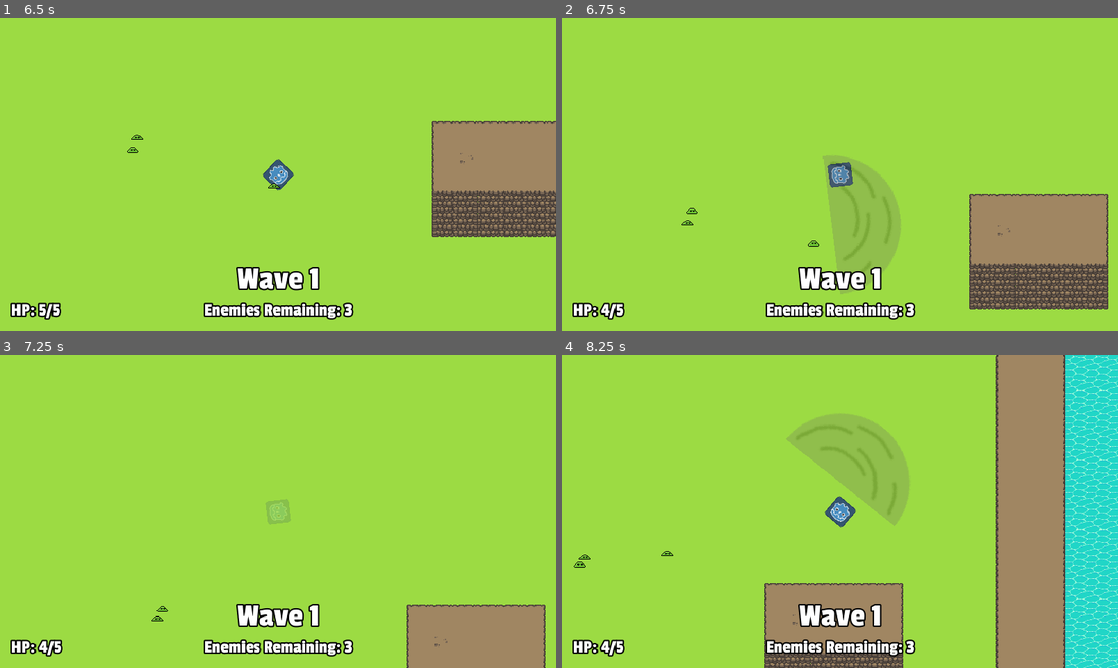
Above: before the commit, frames 1-4 (two rows, left to right).
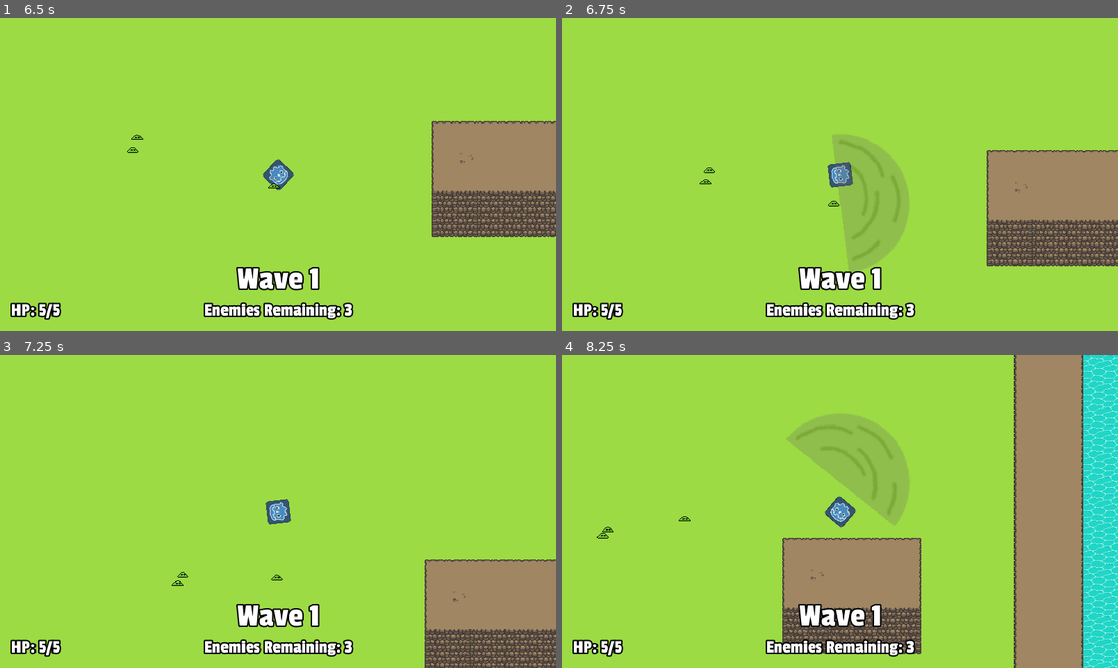
Above: after the commit, the same moments.

Repository: stuson/go-godot-4-game-jam
Game: Godot game, scene res://stages/Level.tscn
The game is run twice, just before and just after one commit, with the same random seed, the same clock (stepped at 60 frames per second) and the same inputs.
Inputs (mouse positions are in pixels of both pictures, inside the frame that each line leads up to):
- Up to frame 1 (6.5 s): tap Enter at 0.5 s; move the mouse to (400, 158) at 0.52 s; press the mouse at (400, 158) at 0.53 s; hold D (move_right) 0.53-1.28 s; move the mouse to (166, 190) at 1.27 s; release the mouse at (166, 190) at 1.28 s; hold S (move_down) 1.28-2.03 s; tap Space (roll) every 1.5 s from 1.35 to 5.85 s; move the mouse to (333, 105) at 2.02 s; press the mouse at (333, 105) at 2.03 s; hold D (move_right) 2.03-2.78 s; move the mouse to (250, 237) at 2.77 s; release the mouse at (250, 237) at 2.78 s; hold W (move_up) 2.78-3.53 s; move the mouse to (444, 221) at 3.52 s; press the mouse at (444, 221) at 3.53 s; hold A (move_left) 3.53-5.03 s; move the mouse to (111, 127) at 4.27 s; release the mouse at (111, 127) at 4.28 s; move the mouse to (305, 174) at 5.02 s; press the mouse at (305, 174) at 5.03 s; hold S (move_down) 5.03-5.78 s; move the mouse to (194, 96) at 5.77 s; release the mouse at (194, 96) at 5.78 s; hold D (move_right) from 5.78 s (still down)
- Up to frame 2 (6.75 s): move the mouse to (962, 158) at 6.52 s; release D (move_right) at 6.53 s; press the mouse at (962, 158) at 6.53 s; hold W (move_up) from 6.53 s (still down)
- Up to frame 3 (7.25 s): keep holding W (move_up)
- Up to frame 4 (8.25 s): move the mouse to (728, 527) at 7.27 s; release W (move_up) at 7.28 s; release the mouse at (728, 527) at 7.28 s; hold D (move_right) 7.28-8.03 s; tap Space (roll) at 7.35 s; move the mouse to (895, 442) at 8.02 s; press the mouse at (895, 442) at 8.03 s; hold S (move_down) from 8.03 s (still down)

Frame 1 is identical in both runs. In frame 2, 13% of the frame differs, in the area x 6-100%, y 37-97%; in frame 3, 7.5%; in frame 4, 18%, in the area x 2-100%, y 0-100%.

Commit message:
Adjust hitboxes

Diff:
--- a/characters/enemies/basic_enemy/BasicEnemy.tscn
+++ b/characters/enemies/basic_enemy/BasicEnemy.tscn
@@ -180,7 +180,7 @@
 
 [sub_resource type="CapsuleShape2D" id=41]
 radius = 4.0
-height = 10.0
+height = 0.0
 
 [node name="BasicEnemy" type="KinematicBody2D"]
 collision_layer = 4
@@ -193,7 +193,7 @@
 [node name="AnimatedSprite" type="AnimatedSprite" parent="."]
 material = ExtResource( 4 )
 frames = SubResource( 25 )
-frame = 1
+frame = 9
 playing = true
 centered = false
 offset = Vector2( -8, -12 )
--- a/characters/enemies/tank_enemy/TankEnemy.tscn
+++ b/characters/enemies/tank_enemy/TankEnemy.tscn
@@ -192,10 +192,11 @@
 
 [sub_resource type="CapsuleShape2D" id=1]
 radius = 8.0
-height = 22.0
+height = 18.0
 
 [sub_resource type="CapsuleShape2D" id=45]
-radius = 9.0
+radius = 8.0
+height = 6.0
 
 [node name="TankEnemy" type="KinematicBody2D"]
 collision_layer = 4
@@ -211,7 +212,7 @@
 [node name="AnimatedSprite" type="AnimatedSprite" parent="."]
 material = ExtResource( 4 )
 frames = SubResource( 26 )
-frame = 5
+frame = 1
 playing = true
 centered = false
 offset = Vector2( -16, -24 )
